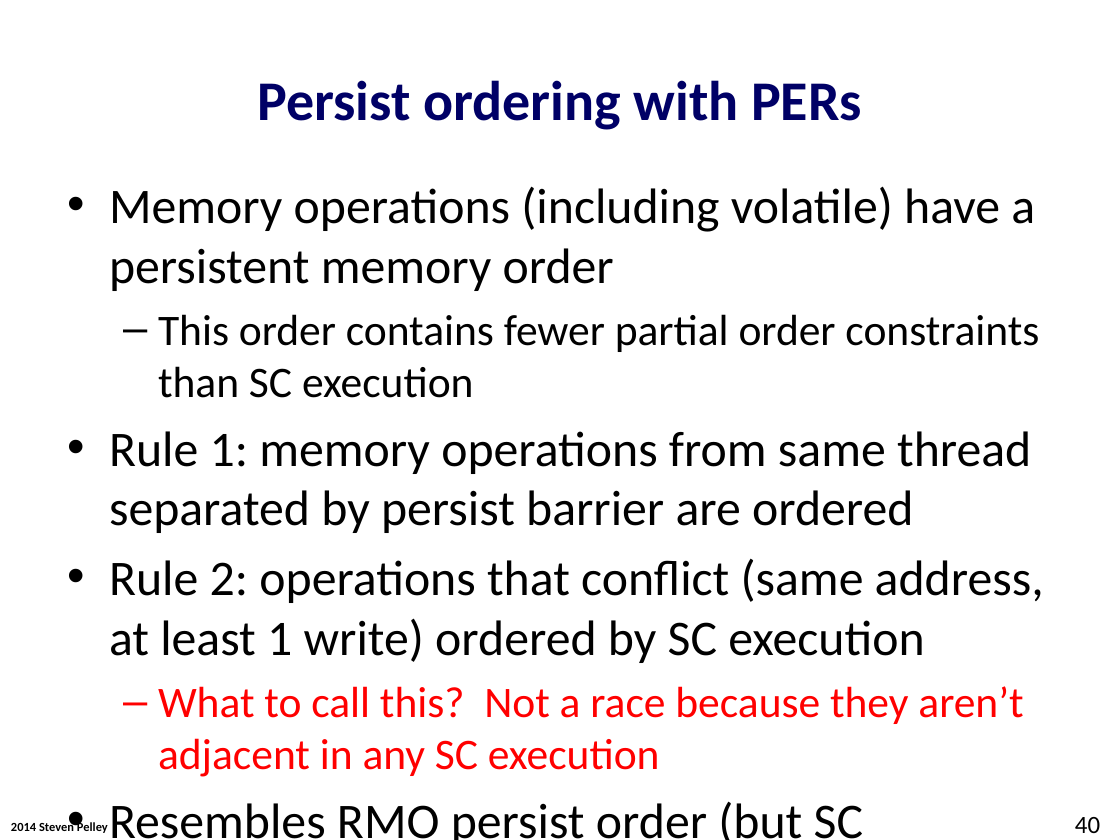
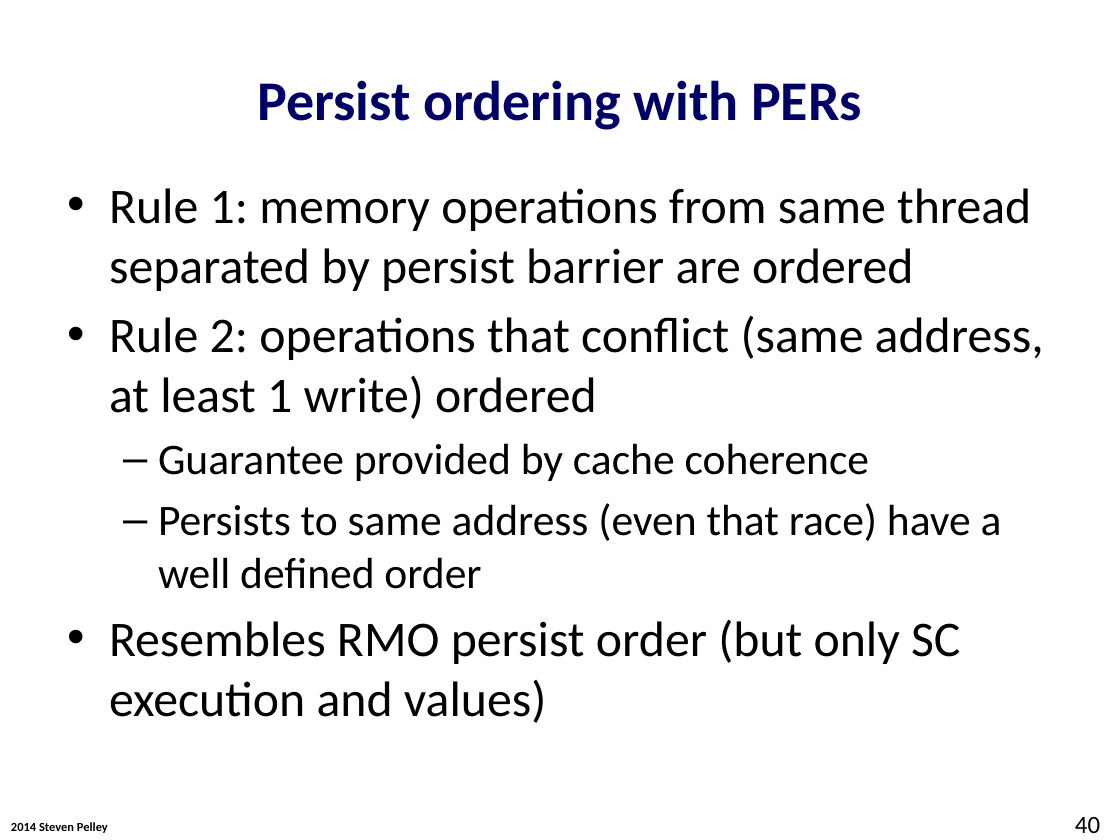
Before and after one commit to Abulila/dissertation, a slide deck: slide 40 of proposal/defense.pptx. Drawn at 1120x840 pixels with LibreOffice and Linux fonts; fonts in the diff are those of the drawing; background and template pictures are left out. Boxes give left, top, right and bottom in pixels: in the first picture for what was removed or moved away, otherwise in the second. Text is boxed around its words. In the diff, an @@ line names an element or a change of style, - is before the commit and + after.

```diff
--- a/proposal/defense.pptx
+++ b/proposal/defense.pptx
@@ text at bbox=[109, 186, 1039, 398]: paragraphs removed @@
-• Memory operations (including volatile) have a persistent memory order
-  – This order contains fewer partial order constraints than SC execution
@@ text at bbox=[109, 316, 1044, 723]: text changed @@
-• Rule 2: operations that conflict (same address, at least 1 write) ordered by SC execution
-  – What to call this? Not a race because they aren’t adjacent in any SC execution
-• Resembles RMO persist order (but SC synchronization and values)
+• Rule 2: operations that conflict (same address, at least 1 write) ordered
+  – Guarantee provided by cache coherence
+  – Persists to same address (even that race) have a well defined order
+• Resembles RMO persist order (but only SC execution and values)
```
Also in this commit, not shown: 2 other slides changed, 1 slide removed.
